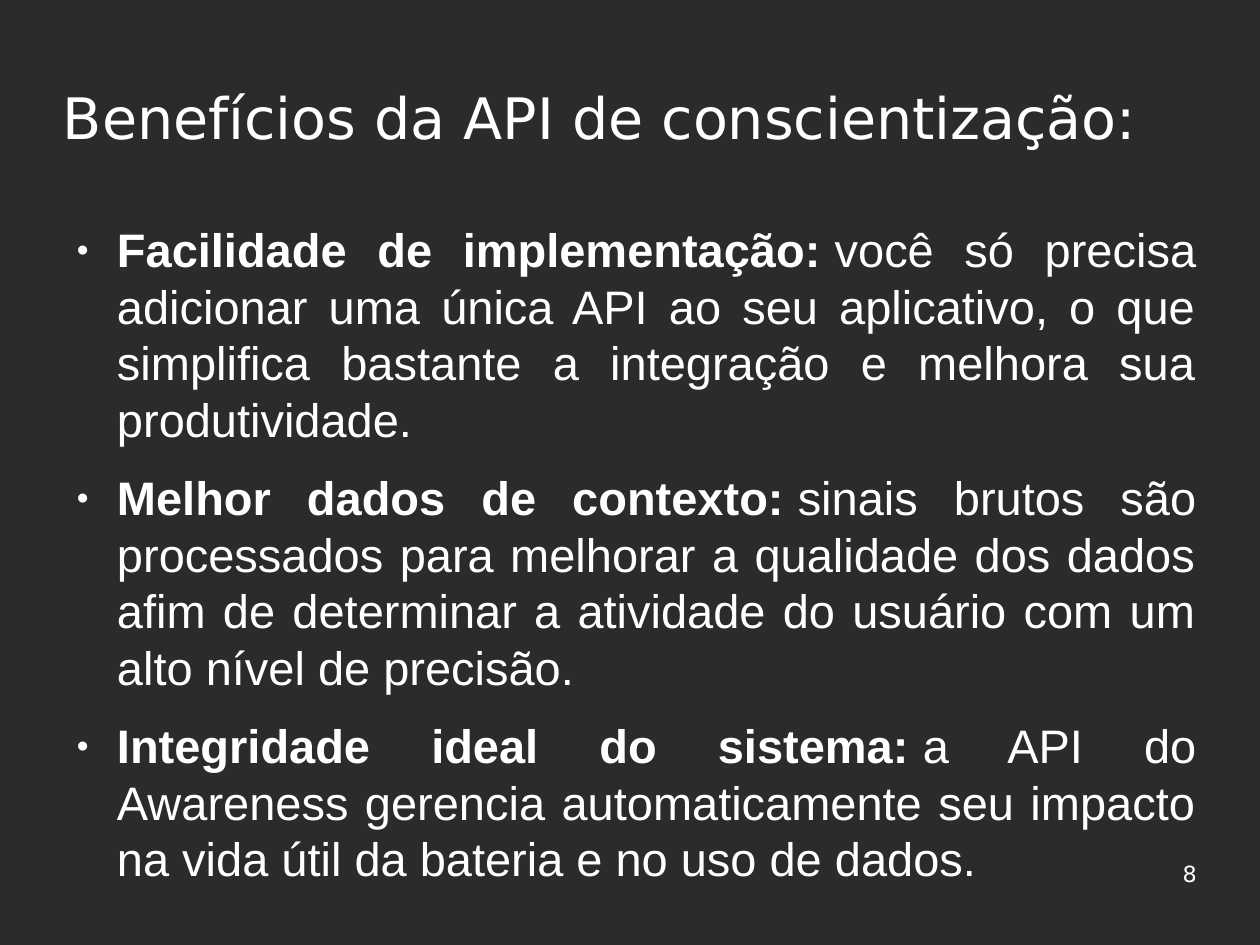
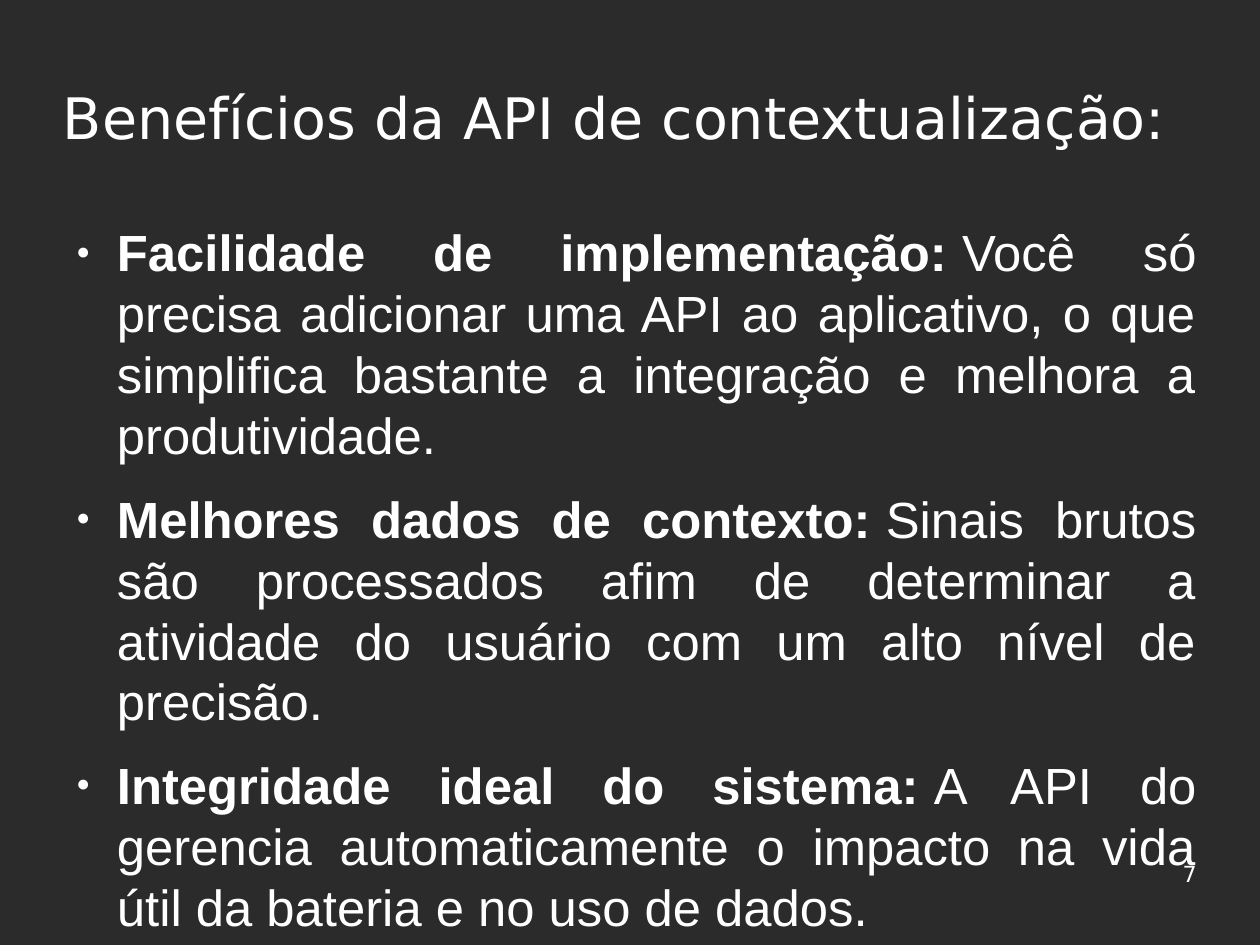
Before and after one commit to felipekian/seminario_FelipeDerkian_ISE_UFRR_2019, a slide deck: slide 7 of Seminário - ISE.odp (slide 8 before the commit). Drawn at 1260x945 pixels with LibreOffice and Linux fonts; fonts in the diff are those of the drawing; background and template pictures are left out; a plain dark background stands for a picture behind light text. Boxes give left, top, right and bottom in pixels: in the first picture for what was removed or moved away, otherwise in the second. Text is boxed around its words. In the diff, an @@ line names an element or a change of style, - is before the commit and + after.

```diff
--- a/Seminário - ISE.odp
+++ b/Seminário - ISE.odp
@@ title at (63,93,1165,150): text changed @@
-Benefícios da API de conscientização:
+Benefícios da API de contextualização:
@@ text at (117,233,1197,927): text changed; size 29.6 to 32 pt @@
-● Facilidade de implementação: você só precisa adicionar uma única API ao seu aplicativo, o que simplifica bastante a integração e melhora sua produtividade.
-● Melhor dados de contexto: sinais brutos são processados para melhorar a qualidade dos dados afim de determinar a atividade do usuário com um alto nível de precisão.
-● Integridade ideal do sistema: a API do Awareness gerencia automaticamente seu impacto na vida útil da bateria e no uso de dados.
+● Facilidade de implementação: Você só precisa adicionar uma API ao aplicativo, o que simplifica bastante a integração e melhora a produtividade.
+● Melhores dados de contexto: Sinais brutos são processados afim de determinar a atividade do usuário com um alto nível de precisão.
+● Integridade ideal do sistema: A API do gerencia automaticamente o impacto na vida útil da bateria e no uso de dados.
@@ page number at (1183,864,1197,882): text changed @@
-8
+7
```
Also in this commit, not shown: 6 other slides changed, 1 slide removed, 2 other files.
